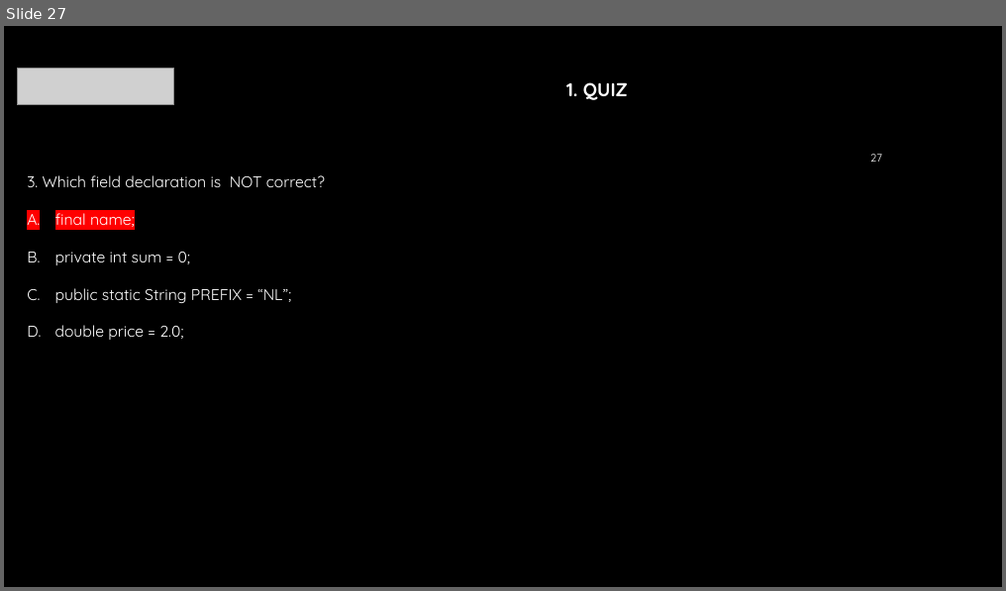
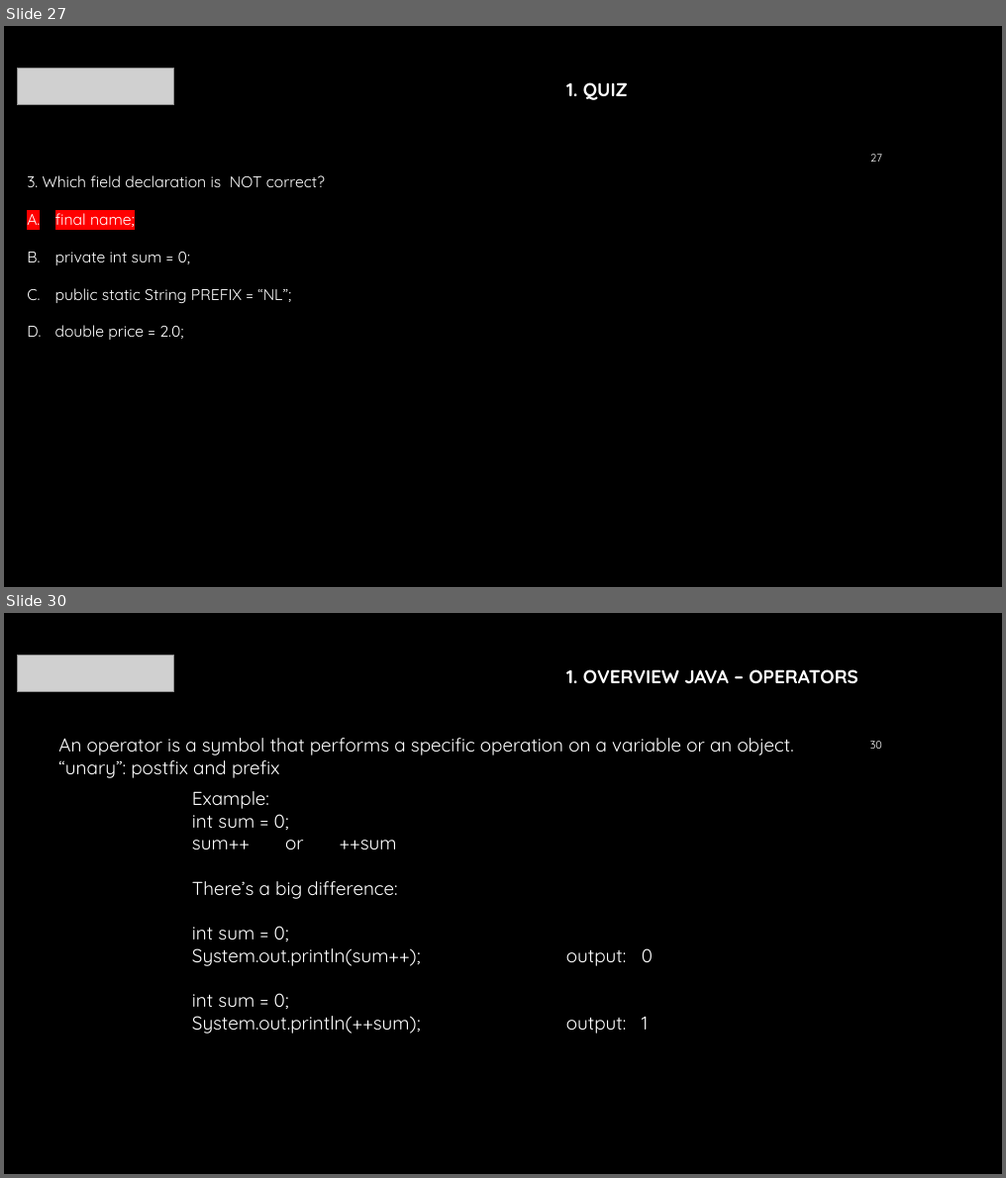
Before and after one commit to mraalten/javafundamentals, a slide deck: docs/training/Presentation.pptx. Shown one above the other, each under a label of ours: slide 27 before the commit, slides 27 and 30 after it; the slides between them are not shown. The pictures are 1006x591 and 1006x1178 pixels, drawn with LibreOffice and Linux fonts; fonts in the diff are those of the drawing; grey boxes stand for pictures; background and template pictures are left out. Boxes give left, top, right and bottom in pixels: in the first picture for what was removed or moved away, otherwise in the second. Text is boxed around its words. In the diff, an @@ line names an element or a change of style, - is before the commit and + after.

```diff
--- a/docs/training/Presentation.pptx
+++ b/docs/training/Presentation.pptx
@@ slide 30 added at (x1=4, y1=613, x2=1002, y2=1174), background #000000 @@
@@ picture added at (x1=18, y1=655, x2=174, y2=692) @@
@@ text added at (x1=566, y1=669, x2=858, y2=683), 18 pt, text #FFFFFF, bold @@
+1. OVERVIEW JAVA – OPERATORS
@@ text added at (x1=58, y1=738, x2=794, y2=778), 18 pt, text #FFFFFF @@
+An operator is a symbol that performs a specific operation on a variable or an object.
+“unary”: postfix and prefix
@@ page number added at (x1=870, y1=741, x2=882, y2=749), 10.5 pt, text #FFFFFF @@
+30
@@ text added at (x1=192, y1=791, x2=652, y2=1034), 18 pt, text #FFFFFF @@
+Example:
+int sum = 0;
+sum++ or ++sum
+There’s a big difference:
+int sum = 0;
+System.out.println(sum++); output: 0
+int sum = 0;
+System.out.println(++sum); output: 1
```
Also in this commit, not shown: 2 slides changed, 22 other slides added.
